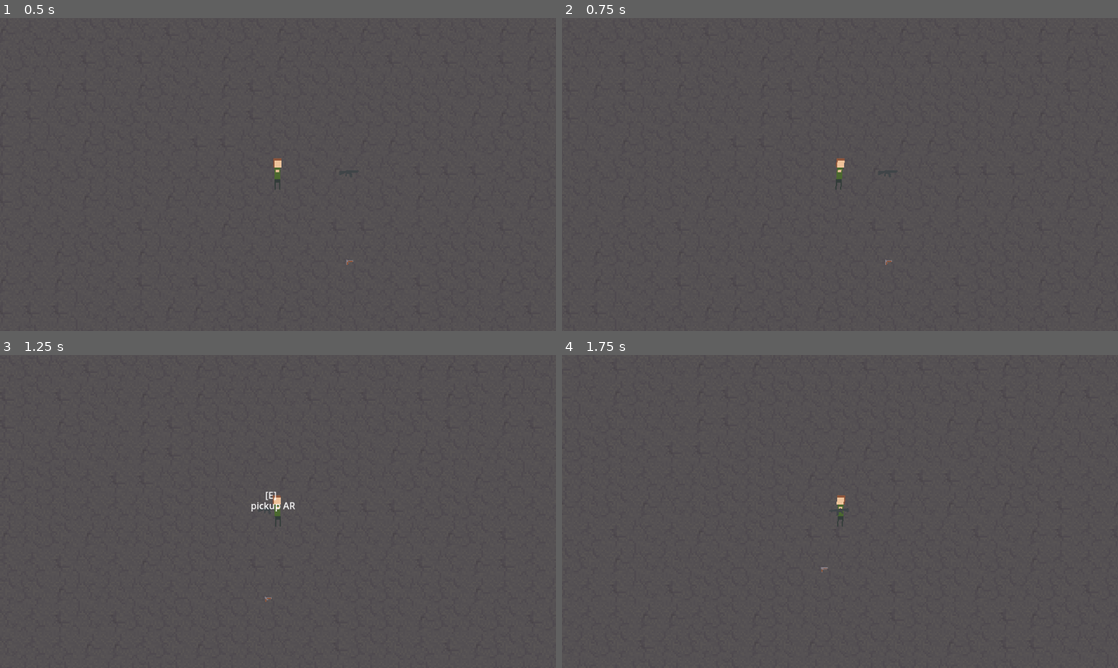
Above: before the commit, frames 1-4 (two rows, left to right).
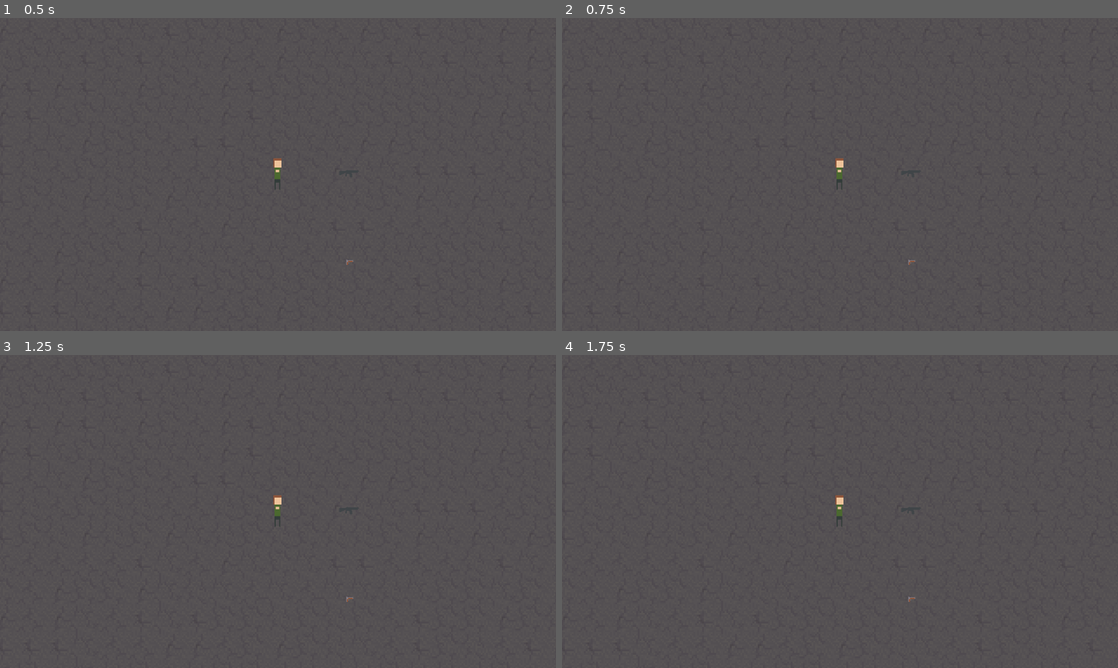
Above: after the commit, the same moments.

Repository: vikkio88/nigghiazza
Game: Godot game, scene res://levels/TestLevel.tscn
Two runs of this game, one before a commit and one after it. Both use one fixed random seed, a clock stepped at 60 frames per second and the inputs below.
Inputs (mouse positions are in pixels of both pictures, inside the frame that each line leads up to):
- Up to frame 1 (0.5 s): no input
- Up to frame 2 (0.75 s): tap Enter at 0.5 s; move the mouse to (962, 158) at 0.52 s; hold D (right) from 0.53 s (still down); hold Shift (sprint) from 0.53 s (still down)
- Up to frame 3 (1.25 s): keep holding D (right); keep holding Shift (sprint)
- Up to frame 4 (1.75 s): move the mouse to (728, 527) at 1.27 s; release D (right) at 1.28 s; release Shift (sprint) at 1.28 s; hold S (down) from 1.28 s (still down); tap E (action_a) at 1.35 s; tap Shift (sprint) at 1.55 s

Frame 1 is identical in both runs. In frame 2, less than 0.1% of the frame differs, in the area x 49-64%, y 44-79%; in frame 3, 0.2%, in the area x 45-64%, y 43-79%; in frame 4, less than 0.1%.
Error after the commit: Parse Error: Identifier "Dice" not declared in the current scope. (res://actors/player/player.gd:123)

Commit message:
adding stamina consumption

Diff:
--- a/actors/player/player.gd
+++ b/actors/player/player.gd
@@ -1,7 +1,46 @@
 extends CharacterBody2D
+
+var Max_Health: int = 100
+var _health: int = Max_Health
+var Health: int = _health:
+	set = _set_health,
+	get = _get_health
+
+
+func _set_health(value: int):
+	_health = clampi(value, 0, Max_Health)
+
+	if _health == 0:
+		EventBus.game_over.emit()
+
+
+func _get_health():
+	return _health
+
+
+var _out_of_stamina = false
+var Max_Stamina: int = 100
+var _stamina: int = Max_Stamina
+var Stamina: int = _stamina:
+	set = _set_stamina,
+	get = _get_stamina
+
+
+func _set_stamina(value: int):
+	_stamina = clampi(value, 0, Max_Stamina)
+	if _stamina > SPRINT_MAX_COST:
+		_out_of_stamina = false
+	if _stamina == 0:
+		EventBus.player_event.emit("Out of Stamina")
+		_out_of_stamina = true
+
+
+func _get_stamina() -> int:
+	return _stamina
 
 
 const BASE_SPEED: float = 100.0
+const SPRINT_MAX_COST: int = 15
 @onready var sprite: Sprite2D = $sprite
 @onready var anim: AnimationPlayer = $anim
 @onready var footstep: AudioStreamPlayer2D = $footstep
@@ -11,6 +50,7 @@
 
 func _ready() -> void:
 	EventBus.player_event.connect(_on_player_event)
+	emit_health_update()
 
 
 func _physics_process(delta: float) -> void:
@@ -29,8 +69,6 @@
 		anim.speed_scale = speed / BASE_SPEED
 		anim.play("move")
 		footstep.set_pitch_scale(randf_range(1.0, 2.3))
-
-		# TODO: add draining stamina
 	else:
 		anim.play("RESET")
 
@@ -51,11 +89,14 @@
 		HudFactory.add_floating_critical("action_b", ftPh)
 
 func get_speed()  -> float:
-	var sprinting_now =  is_sprinting()
+	var sprinting_now =  is_sprinting() and !_out_of_stamina
 	var speed = (BASE_SPEED * (2 if sprinting_now else 1))
 
 	if Input.is_action_pressed("ads"):
 		speed *= .2
+
+	if sprinting_now:
+		Utils.gated_timer("player_consuming_stamina", 1, consume_stamina)
 
 	return speed
 
@@ -74,3 +115,19 @@
 
 func _on_player_event(message: String) ->void:
 	HudFactory.add_floating_text(message, ftPh)
+
+func emit_health_update():
+	EventBus.player_health_update.emit(Health, Max_Health, Stamina, Max_Stamina)
+
+func consume_stamina() -> void:
+	Stamina -= Dice.roll(SPRINT_MAX_COST, SPRINT_MAX_COST/2)
+	emit_health_update()
+
+func recover():
+	if not is_sprinting() and not Utils.get_gate_by_name("player_consuming_stamina"):
+		Stamina += Dice.roll(SPRINT_MAX_COST)
+		emit_health_update()
+
+
+func _on_tick_timeout() -> void:
+	recover()
--- a/actors/player/player.tscn
+++ b/actors/player/player.tscn
@@ -105,3 +105,8 @@
 [node name="footstep" type="AudioStreamPlayer2D" parent="."]
 scale = Vector2(0.5, 0.5)
 stream = ExtResource("3_w1ubu")
+
+[node name="tick" type="Timer" parent="."]
+autostart = true
+
+[connection signal="timeout" from="tick" to="." method="_on_tick_timeout"]
